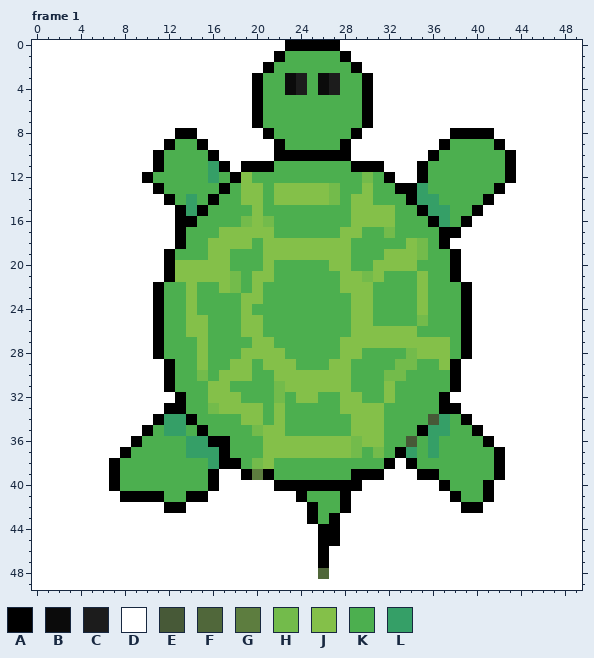
Two versions of one animated GIF sprite, images/turtle.gif. The picture above was drawn from the file before the commit.
The file is 50x50 pixels, 7 frames. Colours within 5 levels of each other are drawn and written as one. Shown: frame 1. The commit also changed other frames, which this record leaves out.
Palette (. is transparent): A #000000  B #0b0b0b  C #1c1c1c  D #ffffff  E #475937  F #50673a  G #5d7d3f  H #73bb4b  J #84c049  K #4caf4f  L #359f67
After:
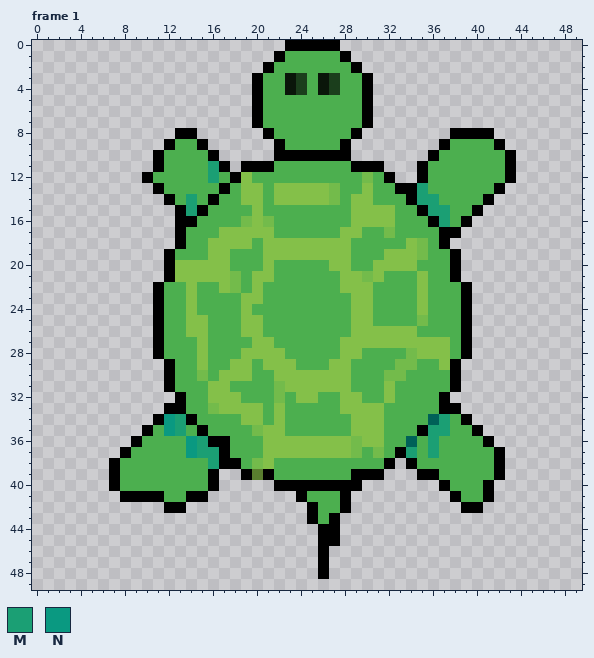
Colours new in this view: M #1b9f74  N #0a9981
Difference:
colour B: #0b0b0b -> #0a160a
colour C: #1c1c1c -> #1b3e1c
colour E: #475937 -> #006158
colour G: #5d7d3f -> #5a7e2f
Changed rows in their new state; - is a pixel that keeps its letter.
Frame 1:
first column x 0:
 0 .......................-----......................
 1 ......................-------.....................
 2 .....................---------....................
 3 ....................-----------...................
 4 ....................-----------...................
 5 ....................-----------...................
 6 ....................-----------...................
 7 ....................-----------...................
 8 .............--......---------........----........
 9 ............----......-------........------.......
10 ...........------.....-------.......--------......
11 ...........-----M-.-------------...---------......
12 ..........------M----------------..---------......
13 ...........------------------------M-------.......
14 ............--M--------------------MM-----........
15 .............-M---------------------MM---.........
16 .............------------------------M--..........
17 .............--------------------------...........
18 .............-------------------------............
19 ............---------------------------...........
20 ............---------------------------...........
21 ............---------------------------...........
22 ...........-----------------------------..........
23 ...........-----------------------------..........
24 ...........-----------------------------..........
25 ...........-----------------------------..........
26 ...........-----------------------------..........
27 ...........-----------------------------..........
28 ...........-----------------------------..........
29 ............---------------------------...........
30 ............---------------------------...........
31 ............---------------------------...........
32 .............-------------------------............
33 ............---------------------------...........
34 ...........-NM-----------------------M--..........
35 ..........--NM----------------------MM---.........
36 .........-----NM--------------------M-----........
37 ........------NMM-----------------M-M------.......
38 .......---------M----------------.---------.......
39 .......----------..-------------...--------.......
40 .......----------.....--------.......-----........
41 ........--------........-----.........----........
42 ............--...........----..........--.........
43 .........................---......................
44 ..........................--......................
45 ..........................--......................
46 ..........................-.......................
47 ..........................-.......................
48 ..........................A.......................
49 ..................................................
